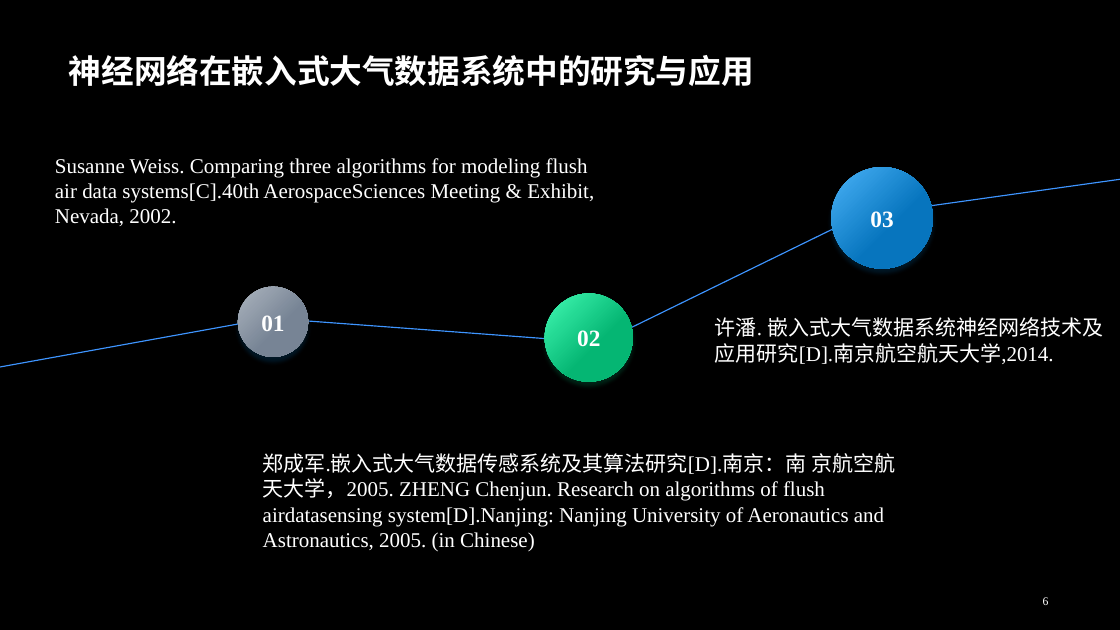
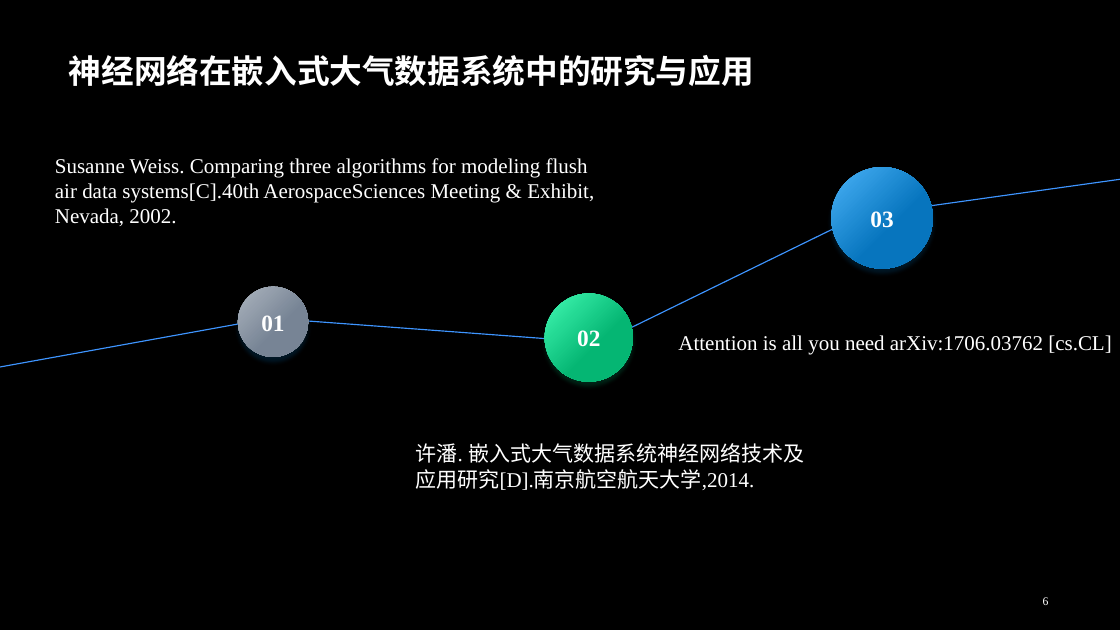
Before and after one commit to DzanielCraig/DeepLearn, a slide deck: slide 6 of Note/航空航天大数据智能设计.pptx. Drawn at 1120x630 pixels with LibreOffice and Linux fonts; fonts in the diff are those of the drawing; background and template pictures are left out. Boxes give left, top, right and bottom in pixels: in the first picture for what was removed or moved away, otherwise in the second. Text is boxed around its words. In the diff, an @@ line names an element or a change of style, - is before the commit and + after.

```diff
--- a/Note/航空航天大数据智能设计.pptx
+++ b/Note/航空航天大数据智能设计.pptx
@@ text added at box(678, 335, 1111, 354), 18 pt, text #FFFFFF @@
+Attention is all you need arXiv:1706.03762 [cs.CL]
@@ text "许潘. 嵌入式大气数据系统神经网络技术及应用研究[D].南京航空航天大学,2014.": place and size @@
-text "许潘. 嵌入式大气数据系统神经网络技术及应用研究[D].南京航空航天大学,2014." at box(715, 317, 1103, 364)
+text "许潘. 嵌入式大气数据系统神经网络技术及应用研究[D].南京航空航天大学,2014." at box(416, 443, 804, 490)
@@ text removed at box(263, 453, 895, 552) @@
-郑成军.嵌入式大气数据传感系统及其算法研究[D].南京：南 京航空航天大学，2005. ZHENG Chenjun. Research on algorithms of flush airdatasensing system[D].Nanjing: Nanjing University of Aeronautics and Astronautics, 2005. (in Chinese)
```
Also in this commit, not shown: 8 other slides changed.
